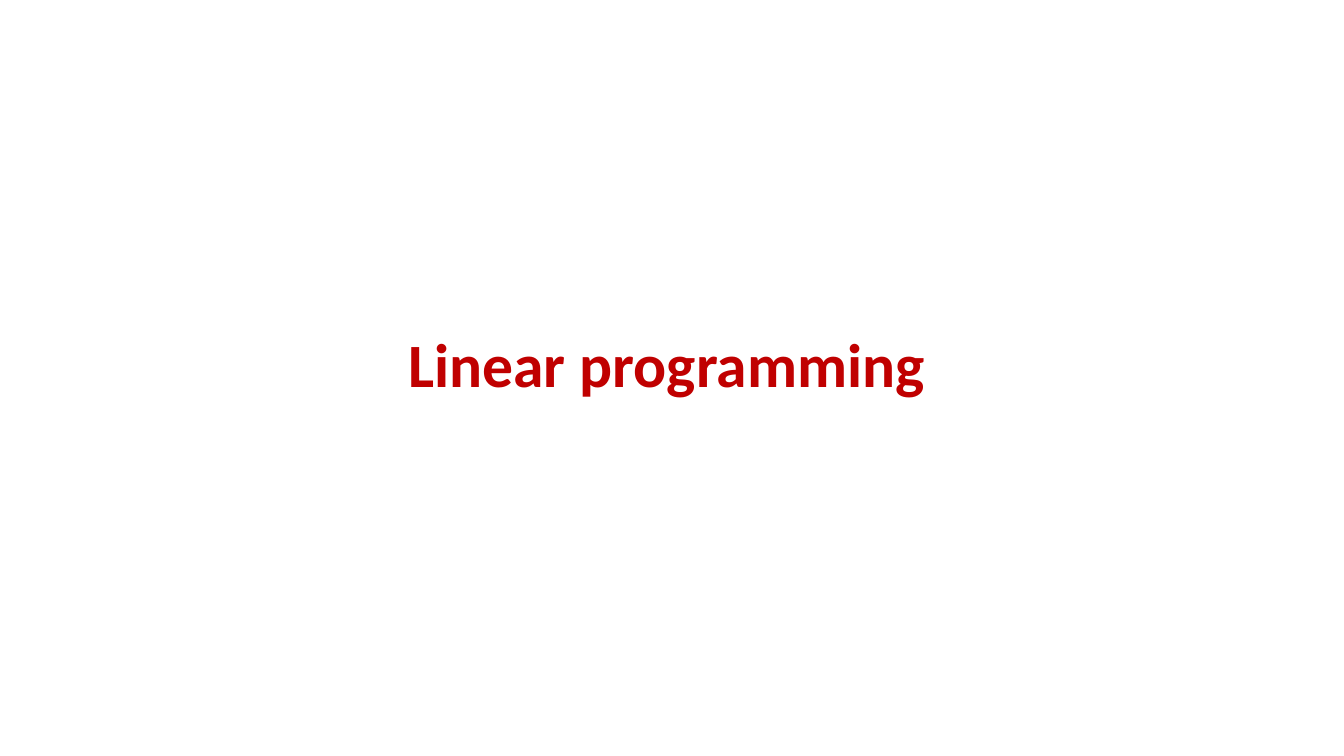
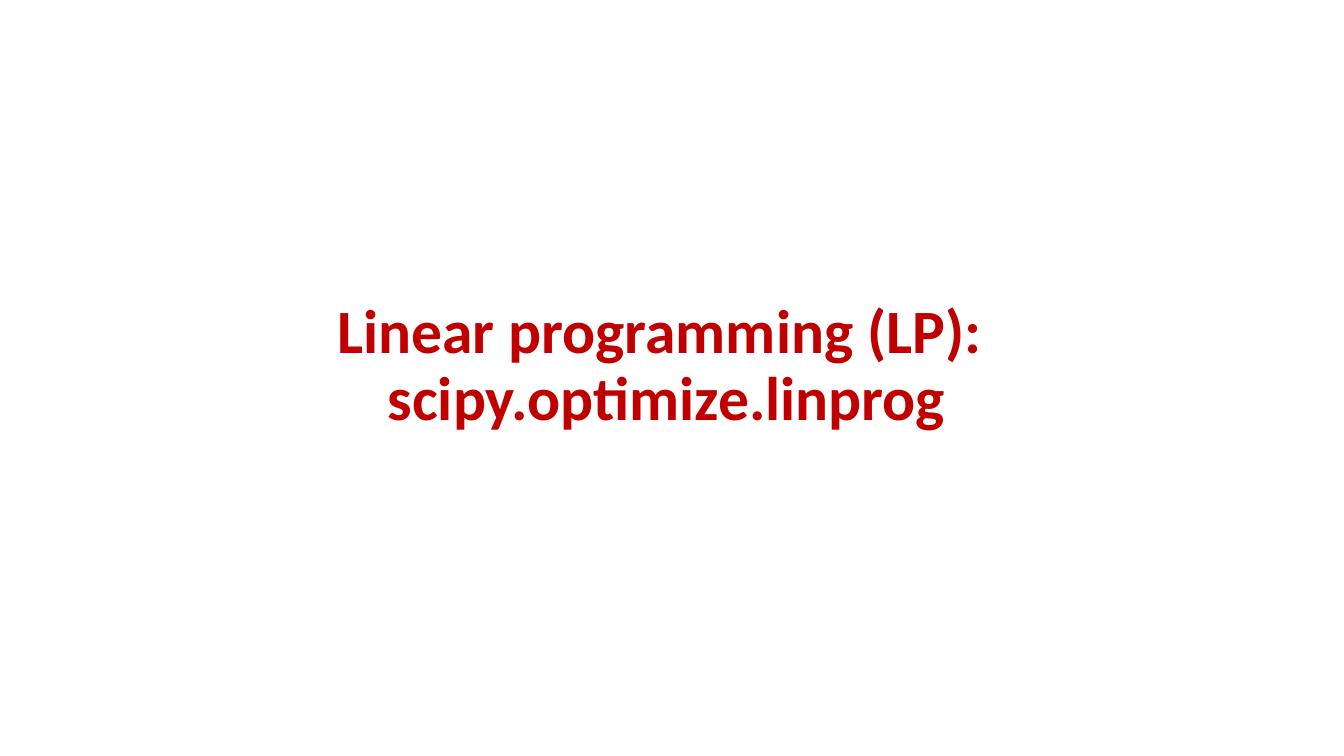
Before and after one commit to gsbrodal/gsbrodal.github.io, a slide deck: slide 16 of ipsa/slides/linear_programming.pptx. Drawn at 1344x756 pixels with LibreOffice and Linux fonts; fonts in the diff are those of the drawing. Boxes give left, top, right and bottom in pixels: in the first picture for what was removed or moved away, otherwise in the second. Text is boxed around its words. In the diff, an @@ line names an element or a change of style, - is before the commit and + after.

Commit message:
all-slides-with-answers.pdf all-slides.pdf code.zip linear_programming.pdf linear_programming.pptx

```diff
--- a/ipsa/slides/linear_programming.pptx
+++ b/ipsa/slides/linear_programming.pptx
@@ title at [337, 307, 981, 431]: text changed @@
-Linear programming
+Linear programming (LP):
+scipy.optimize.linprog
```
Also in this commit, not shown: 15 other slides changed, 3 slides added, 1 slide removed, 4 other files.
